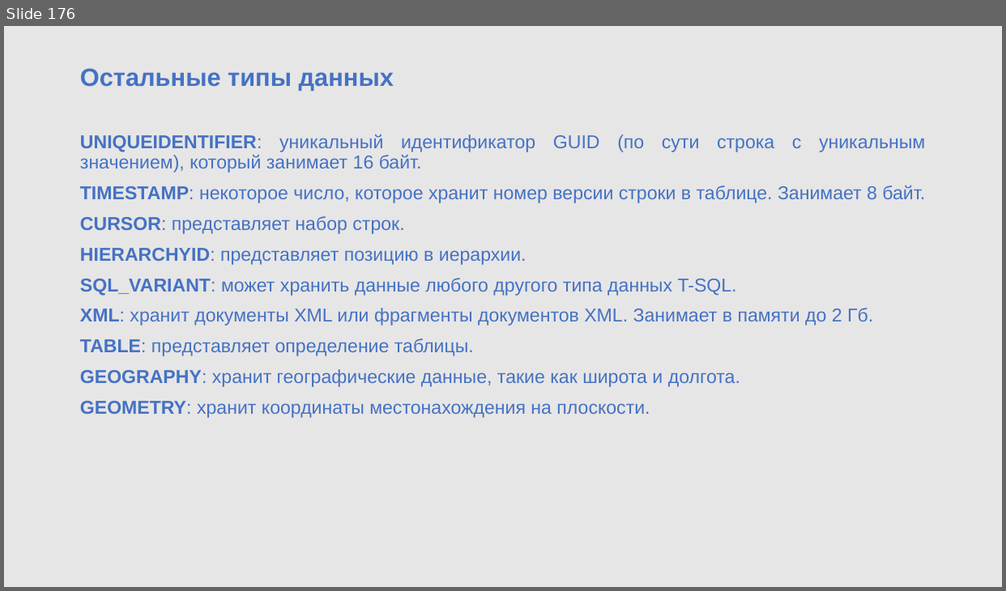
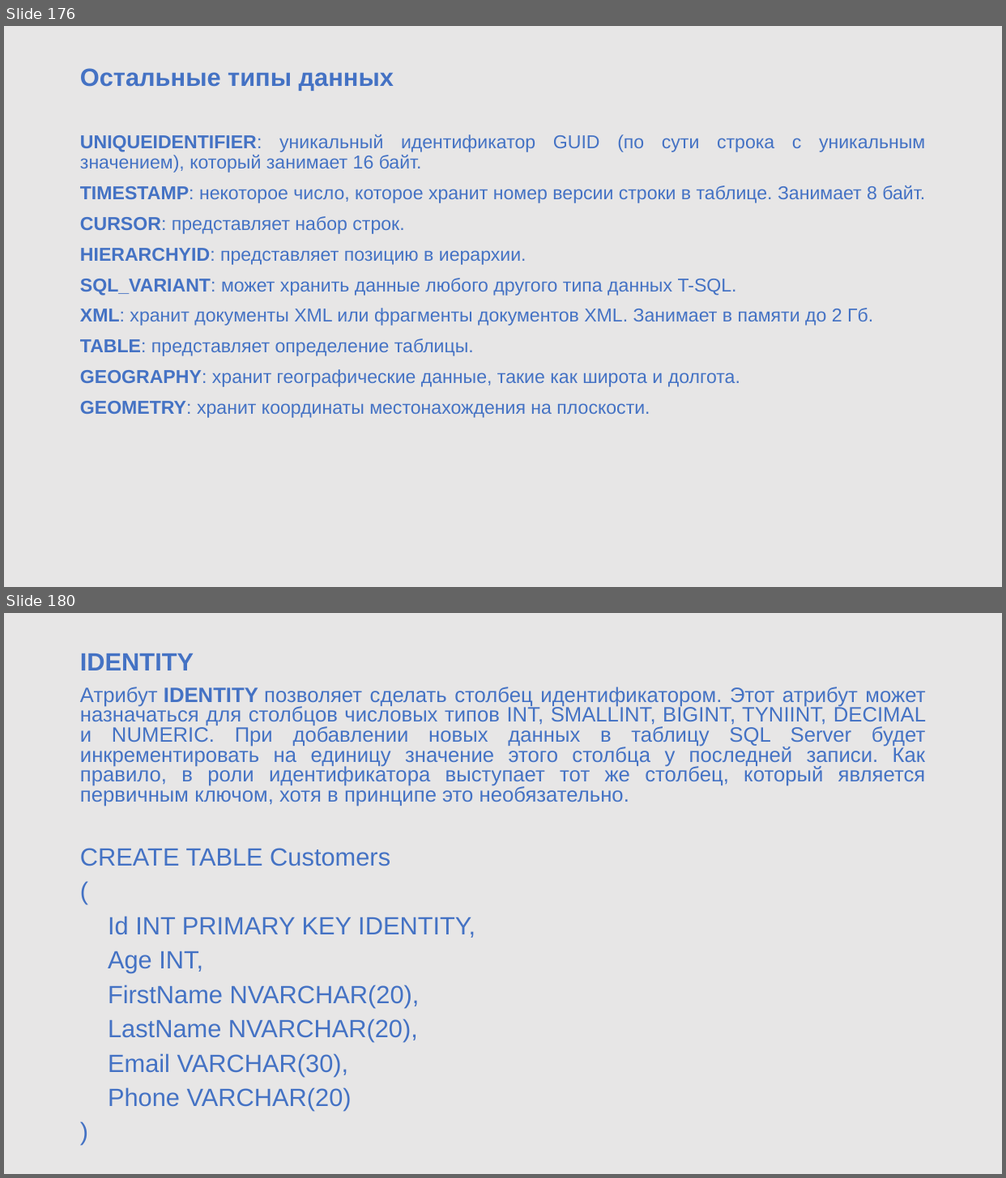
Before and after one commit to sigaleugene/TOP_OPEN, a slide deck: DB1.pptx. Shown one above the other, each under a label of ours: slide 176 before the commit, slides 176 and 180 after it; the slides between them are not shown. The pictures are 1006x591 and 1006x1178 pixels, drawn with LibreOffice and Linux fonts; fonts in the diff are those of the drawing; background and template pictures are left out. Boxes give left, top, right and bottom in pixels: in the first picture for what was removed or moved away, otherwise in the second. Text is boxed around its words. In the diff, an @@ line names an element or a change of style, - is before the commit and + after.

```diff
--- a/DB1.pptx
+++ b/DB1.pptx
@@ slide 180 added at [4,613,1002,1174], background #E7E6E6 @@
@@ text added at [80,653,926,1111], 20 pt, text #4472C4 @@
+IDENTITY
+Атрибут IDENTITY позволяет сделать столбец идентификатором. Этот атрибут может назначаться для столбцов числовых типов INT, SMALLINT, BIGINT, TYNIINT, DECIMAL и NUMERIC. При добавлении новых данных в таблицу SQL Server будет инкрементировать на единицу значение этого столбца у последней записи. Как правило, в роли идентификатора выступает тот же столбец, который является первичным ключом, хотя в принципе это необязательно.
+CREATE TABLE Customers
+(
+Id INT PRIMARY KEY IDENTITY,
+Age INT,
+FirstName NVARCHAR(20),
+LastName NVARCHAR(20),
+Email VARCHAR(30),
+Phone VARCHAR(20)
+)
```
Also in this commit, not shown: 120 other slides added, 3 other files.
